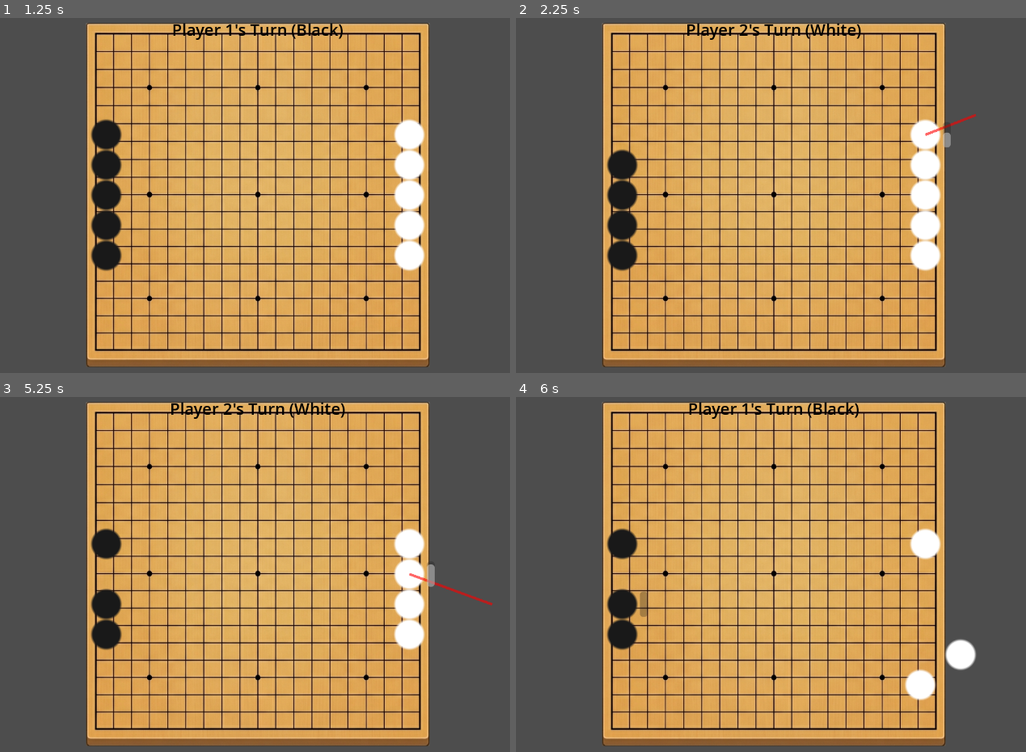
Above: before the commit, frames 1-4 (two rows, left to right).
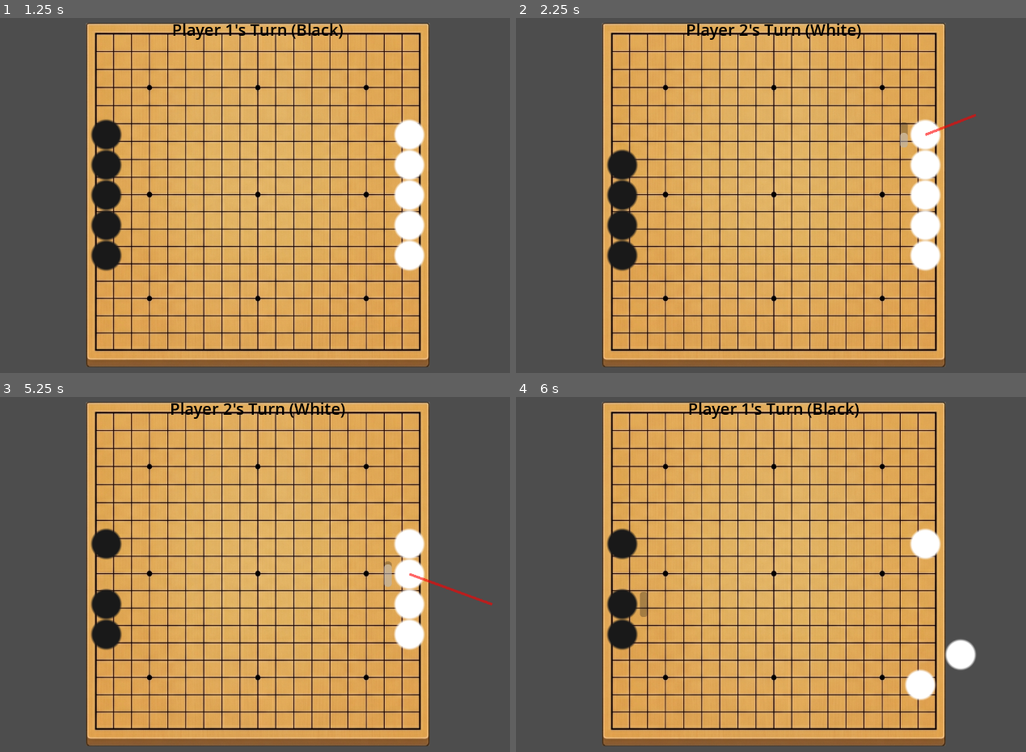
Above: after the commit, the same moments.

Repository: kimmb3217-droid/egg
Game: Godot game, scene res://MainMenu.tscn
Same seed, same stepped clock (60 frames per second), same inputs: the game is played once before the commit and once after it.
Inputs (mouse positions are in pixels of both pictures, inside the frame that each line leads up to):
- Up to frame 1 (1.25 s): click "5 Stones" at 0.5 s
- Up to frame 2 (2.25 s): tap Enter at 1.25 s; drag from (623, 135) to (776, 195) at 1.27 s; drag from (924, 135) to (776, 195) at 2.02 s
- Up to frame 3 (5.25 s): move the mouse to (107, 542) at 2.77 s; click (107, 542) at 2.92 s; tap Space at 3.5 s; drag from (408, 542) to (66, 521) at 3.52 s; tap Enter at 4.25 s; drag from (107, 574) to (290, 574) at 4.27 s; drag from (408, 574) to (163, 482) at 5.02 s
- Up to frame 4 (6 s): move the mouse to (623, 602) at 5.77 s; click (623, 602) at 5.92 s

Frame 1 is identical in both runs. In frame 2, 0.2% of the frame differs, in the area x 75-86%, y 29-37%; in frame 3, 0.2%, in the area x 75-86%, y 46-54%; in frame 4, less than 0.1%.

Commit message:
파워 게이지 방향 수정

Diff:
--- a/Stone.gd
+++ b/Stone.gd
@@ -24,6 +24,7 @@
 	if power_gauge:
 		power_gauge.visible = false
 		power_gauge.max_value = 100
+		power_gauge.top_level = true # 부모의 회전에 영향을 받지 않도록 분리
 
 	# 물리 속성 초기화 (통통 튀는 느낌 방지 및 미끄러짐 구현)
 	gravity_scale = 0.0 # 위에서 내려다보는 2D 시점이므로 중력 0
@@ -80,6 +81,14 @@
 		if power_gauge:
 			power_gauge.value = (drag_vector.length() / max_drag_distance) * 100.0
 
+			# 쏘는 방향(drag_vector.x)에 따라 게이지 위치를 돌의 왼쪽(-50) 또는 오른쪽(35)으로 배치
+			var side_offset = 35.0
+			if drag_vector.x > 0: # 오른쪽으로 쏠 때
+				side_offset = -50.0
+
+			# 부모의 회전에 영향을 받지 않게 글로벌 좌표로 고정
+			power_gauge.global_position = global_position + Vector2(side_offset, -25.0)
+
 func _input(event):
 	if is_dragging and event is InputEventMouseButton and event.button_index == MOUSE_BUTTON_LEFT and not event.pressed:
 		is_dragging = false
